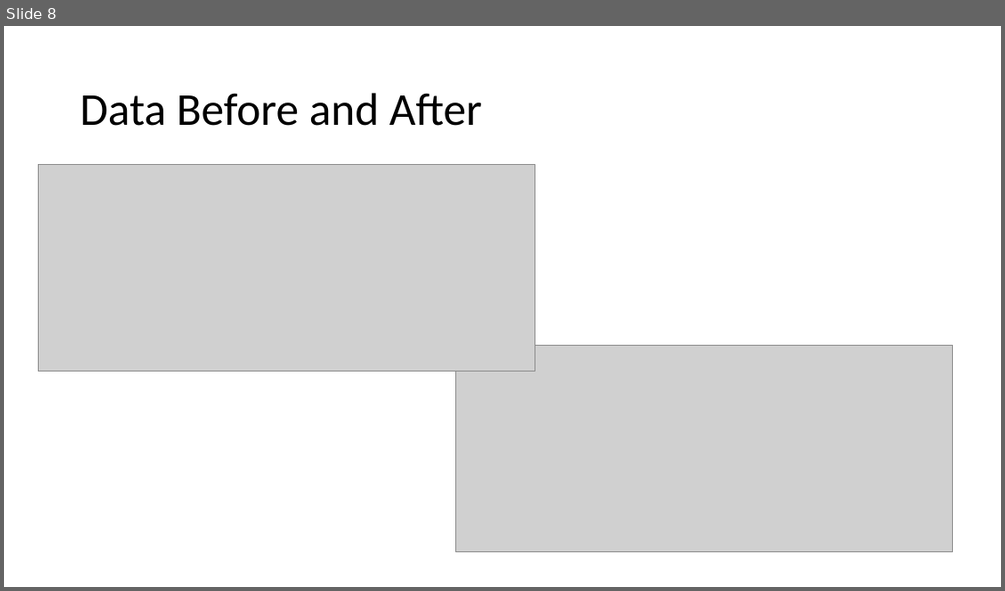
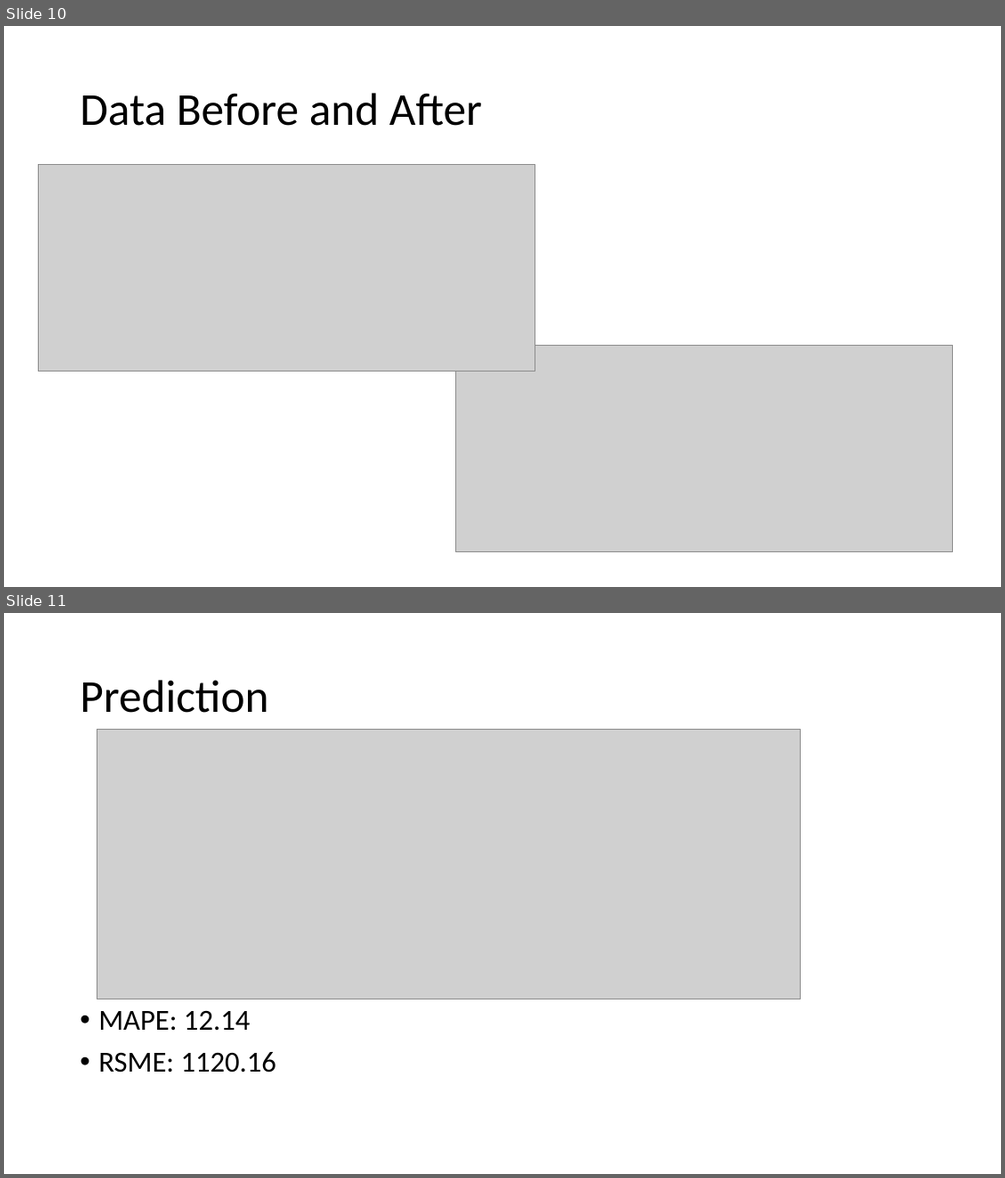
Before and after one commit to hi2gage/eind_558, a slide deck: comp_project/Final_Presentation.pptx. Shown one above the other, each under a label of ours: slide 8 before the commit, slides 10 and 11 after it. The pictures are 1005x591 and 1005x1178 pixels, drawn with LibreOffice and Linux fonts; fonts in the diff are those of the drawing; grey boxes stand for pictures. Boxes give left, top, right and bottom in pixels: in the first picture for what was removed or moved away, otherwise in the second. Text is boxed around its words. In the diff, an @@ line names an element or a change of style, - is before the commit and + after.

```diff
--- a/comp_project/Final_Presentation.pptx
+++ b/comp_project/Final_Presentation.pptx
@@ slide 11 added at box(4, 613, 1001, 1174), background #FFFFFF @@
@@ title added at box(80, 680, 268, 713), 44 pt, text #000000 @@
+Prediction
@@ picture added at box(97, 729, 801, 999) @@
@@ text added at box(98, 1010, 276, 1072), 28 pt, text #000000 @@
+• MAPE: 12.14
+• RSME: 1120.16
@@ what was slide 8 is now slide 10 @@
```
Also in this commit, not shown: 5 slides changed, 5 other slides added, 2 slides removed, 7 other files.
